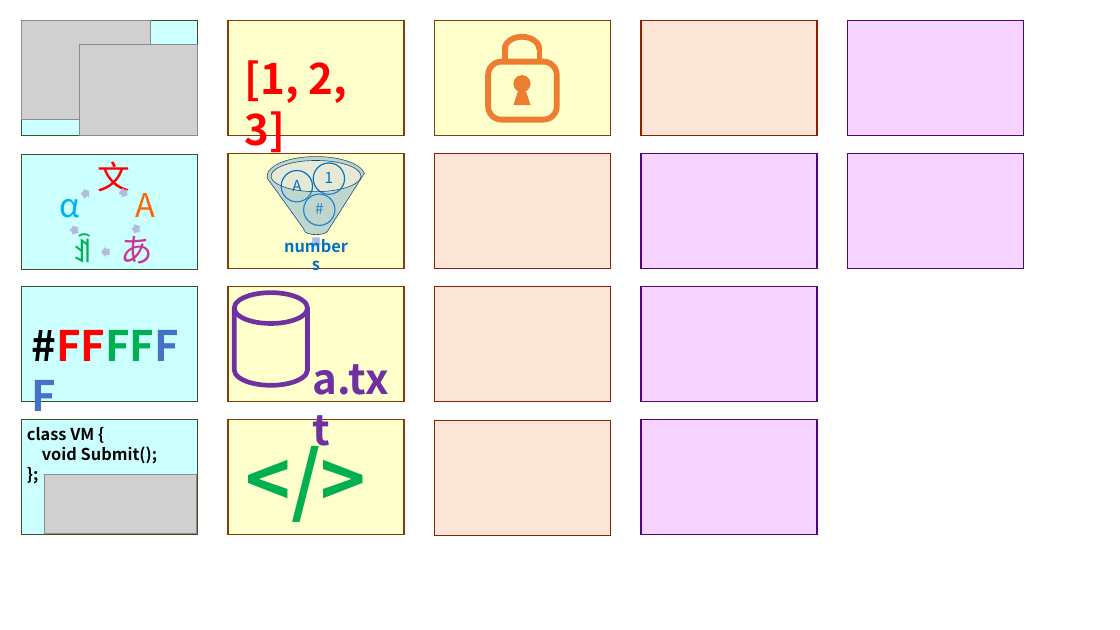
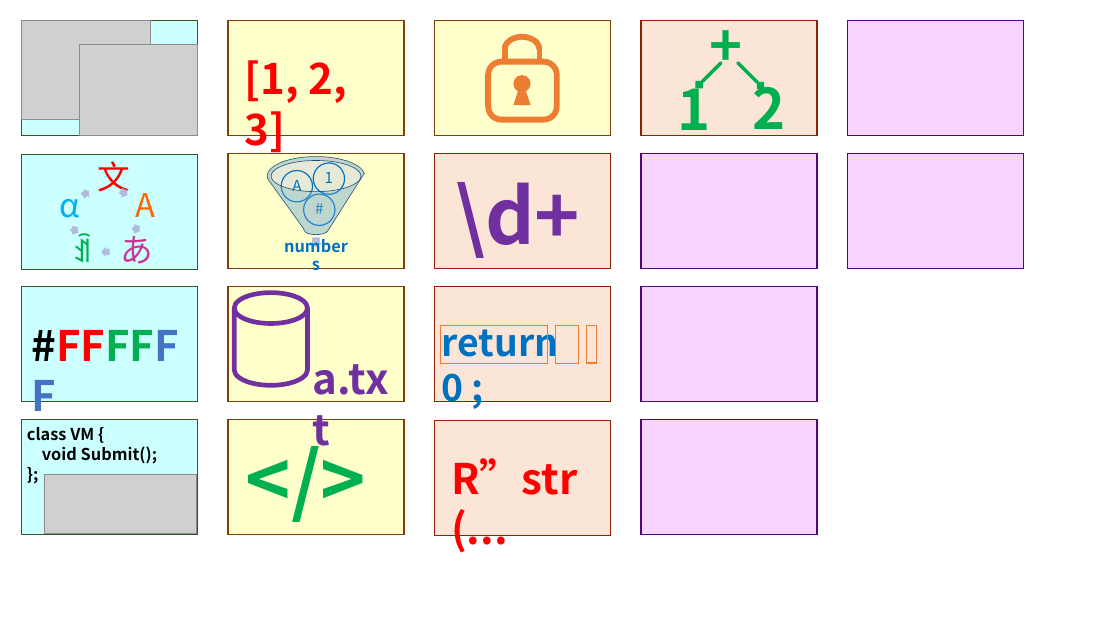
Before and after one commit to vczh-libraries/WebsiteSource, a slide deck: slide 3 of packages/Dependencies.pptx. Drawn at 1120x630 pixels with LibreOffice and Linux fonts; fonts in the diff are those of the drawing; grey boxes stand for pictures. Boxes give left, top, right and bottom in pixels: in the first picture for what was removed or moved away, otherwise in the second. Text is boxed around its words. In the diff, an @@ line names an element or a change of style, - is before the commit and + after.

```diff
--- a/packages/Dependencies.pptx
+++ b/packages/Dependencies.pptx
@@ text added at (702,6,758,82), 48 pt, text #00B050, bold @@
++
@@ text added at (677,73,710,144), 48 pt, text #00B050, bold @@
+1
@@ arrow added from (721, 63) to (699, 85), #00B050 3 pt @@
@@ arrow added from (738, 63) to (760, 86), #00B050 3 pt @@
@@ text added at (752,75,785,144), 48 pt, text #00B050, bold @@
+2
@@ text added at (456,182,581,258), 66 pt, text #7030A0, bold @@
+\d+
@@ rectangle added at (440,326,548,364), outline #ED7D31 1 pt @@
@@ text added at (441,325,558,411), 32 pt, text #0070C0, bold @@
+return 0 ;
@@ rectangle added at (556,326,579,364), outline #ED7D31 1 pt @@
@@ rectangle added at (586,326,597,363), outline #ED7D31 1 pt @@
@@ text added at (451,458,577,495), 36 pt, text #FF0000, bold @@
+R”str(...
```
Also in this commit, not shown: 5 other files.
